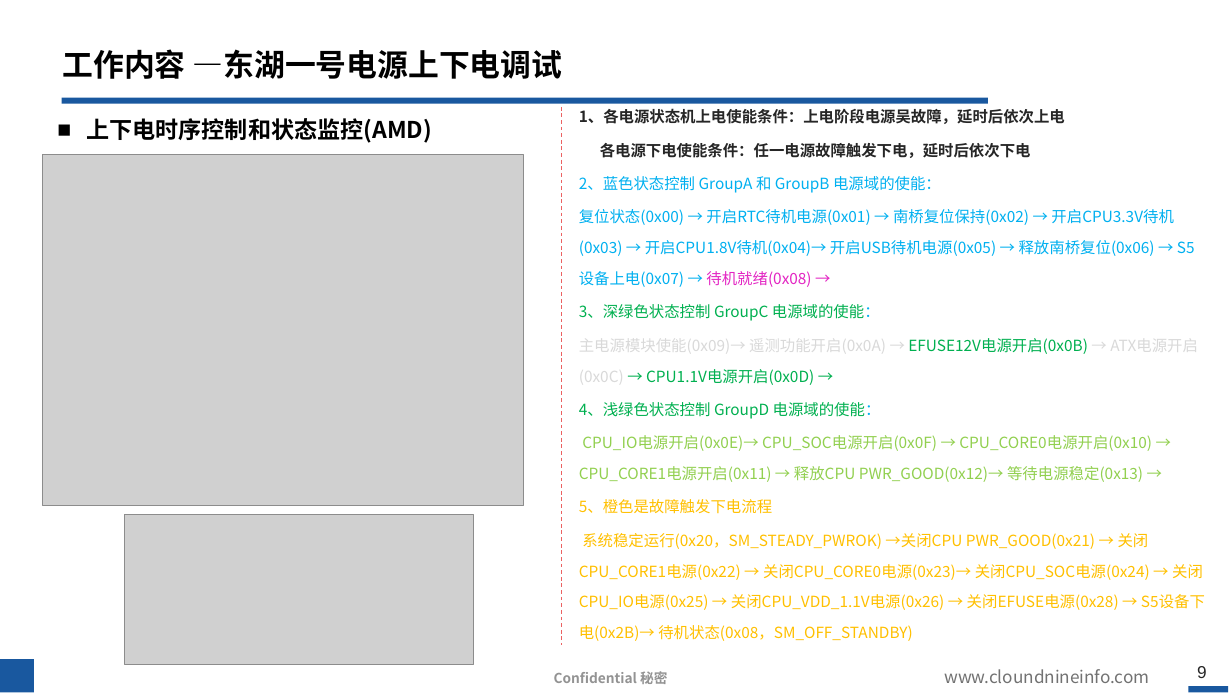
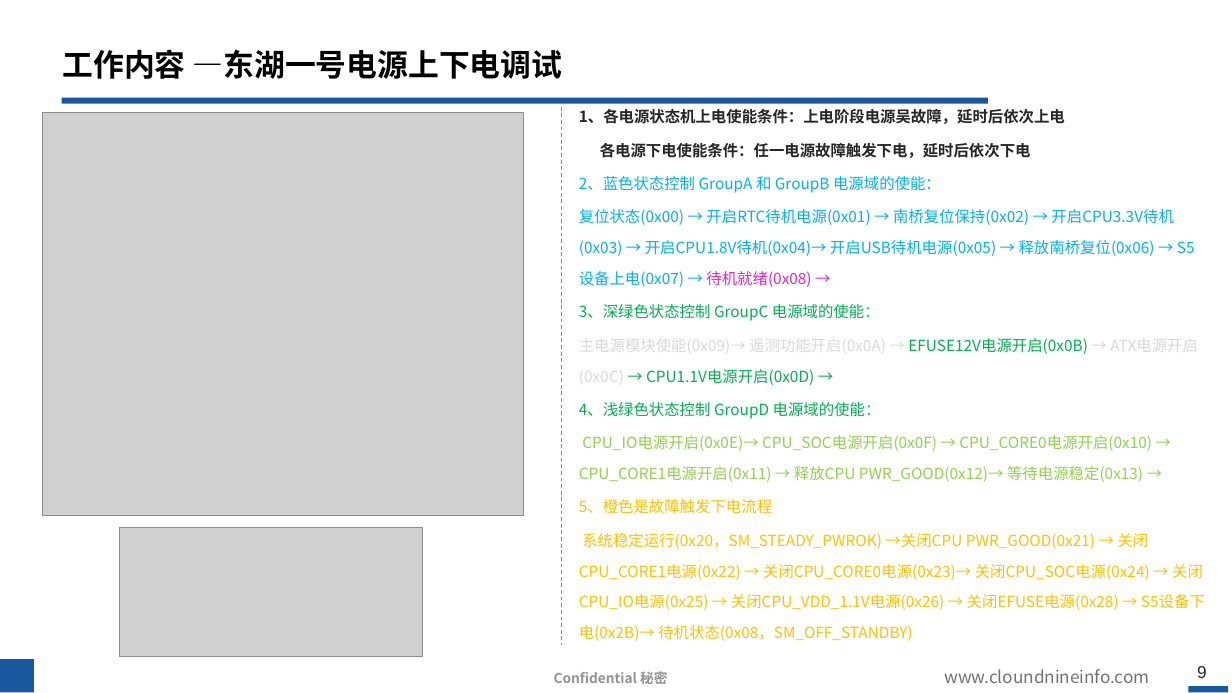
Before and after one commit to hahada-998/Tieta_code, a slide deck: slide 9 of 转正答辩.pptx. Drawn at 1232x693 pixels with LibreOffice and Linux fonts; fonts in the diff are those of the drawing; grey boxes stand for pictures; background and template pictures are left out. Boxes give left, top, right and bottom in pixels: in the first picture for what was removed or moved away, otherwise in the second. Text is boxed around its words. In the diff, an @@ line names an element or a change of style, - is before the commit and + after.

```diff
--- a/转正答辩.pptx
+++ b/转正答辩.pptx
@@ picture: place and size @@
-picture at bbox=[43, 155, 524, 506]
+picture at bbox=[43, 113, 524, 516]
@@ text removed at bbox=[86, 118, 432, 143] @@
-■ 上下电时序控制和状态监控(AMD)
@@ picture: place and size @@
-picture at bbox=[125, 515, 474, 665]
+picture at bbox=[120, 528, 423, 657]
```
Also in this commit, not shown: 4 other slides changed, 4 slides added, 1 other file.
